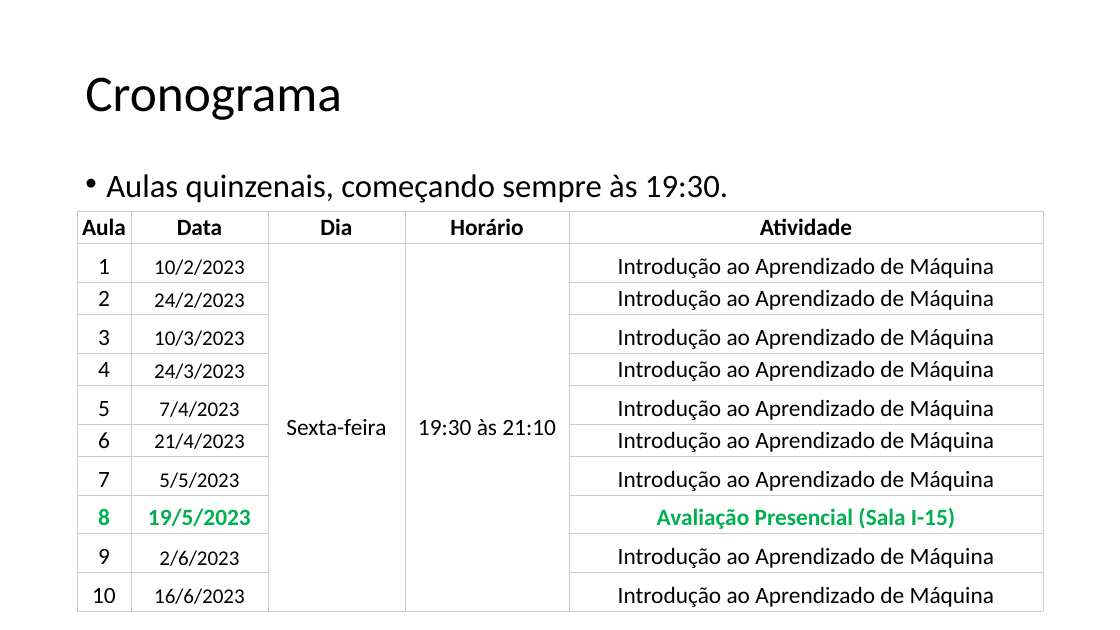
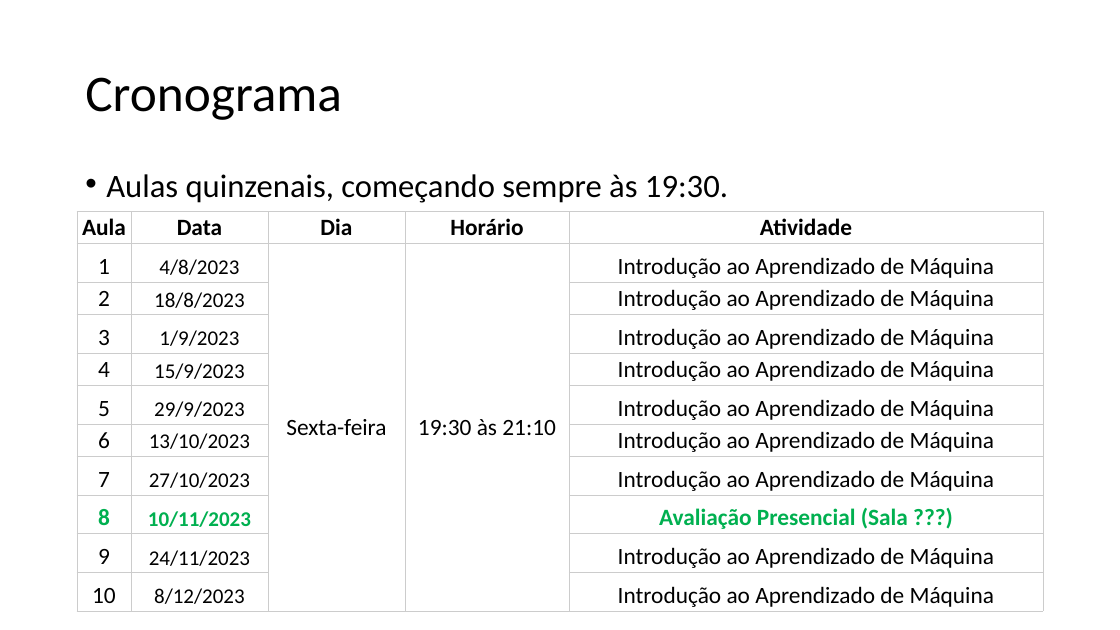
Before and after one commit to zz4fap/t319_aprendizado_de_maquina, a slide deck: slide 3 of slides/T319_Introdução.pptx. Drawn at 1120x630 pixels with LibreOffice and Linux fonts; fonts in the diff are those of the drawing. Boxes give left, top, right and bottom in pixels: in the first picture for what was removed or moved away, otherwise in the second. Text is boxed around its words. In the diff, an @@ line names an element or a change of style, - is before the commit and + after.

Commit message:
update of slides

```diff
--- a/slides/T319_Introdução.pptx
+++ b/slides/T319_Introdução.pptx
@@ table at [77,212,1044,612] @@
-row 2, column 2: 10/2/2023
+row 2, column 2: 4/8/2023
-row 3, column 2: 24/2/2023
+row 3, column 2: 18/8/2023
-row 4, column 2: 10/3/2023
+row 4, column 2: 1/9/2023
-row 5, column 2: 24/3/2023
+row 5, column 2: 15/9/2023
-row 6, column 2: 7/4/2023
+row 6, column 2: 29/9/2023
-row 7, column 2: 21/4/2023
+row 7, column 2: 13/10/2023
-row 8, column 2: 5/5/2023
+row 8, column 2: 27/10/2023
-row 9, column 2: 19/5/2023
+row 9, column 2: 10/11/2023
-row 9, column 5: Avaliação Presencial (Sala I-15)
+row 9, column 5: Avaliação Presencial (Sala ???)
-row 10, column 2: 2/6/2023
+row 10, column 2: 24/11/2023
-row 11, column 2: 16/6/2023
+row 11, column 2: 8/12/2023
```
Also in this commit, not shown: 1 other slide changed, 1 other file.
